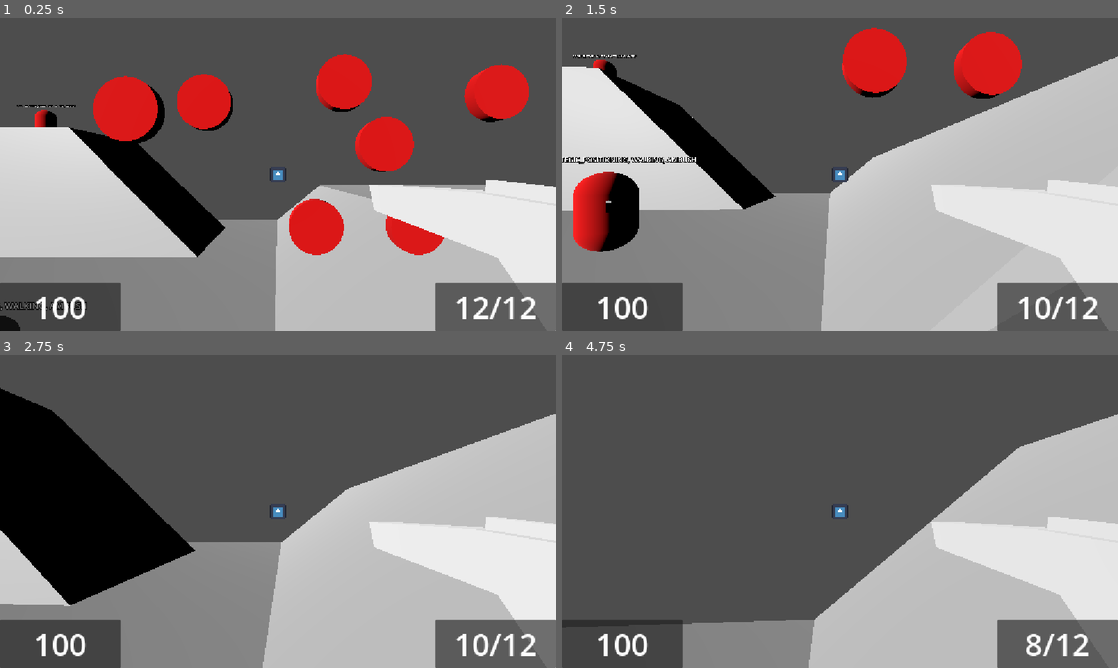
Above: before the commit, frames 1-4 (two rows, left to right).
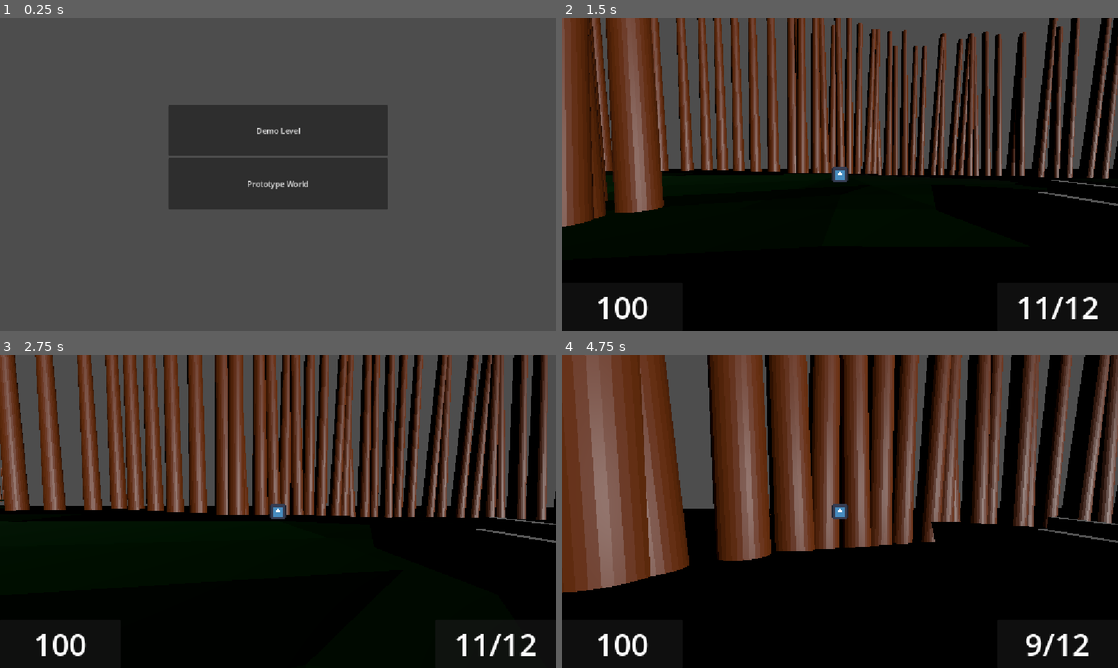
Above: after the commit, the same moments.

Repository: flowerFawn/unnamed-narrative-fps
Game: Godot game, scene res://ui/main menu/main menu.tscn
Two runs of this game, one before a commit and one after it. Both use one fixed random seed, a clock stepped at 60 frames per second and the inputs below. Before the commit the project starts from res://prototyping/prototype world.tscn. The engine's default icon, where the game draws it, is replaced by a stand-in: a white triangle on a blue panel in a dark square.
Inputs (mouse positions are in pixels of both pictures, inside the frame that each line leads up to):
- Up to frame 1 (0.25 s): no input
- Up to frame 2 (1.5 s): click (840, 130) at 0.5 s, where only the run after the commit has a clickable "Demo Level"; move the mouse to (867, 174) at 1.27 s; press the mouse at (867, 174) at 1.28 s; hold W (Move Forward) from 1.28 s (still down)
- Up to frame 3 (2.75 s): keep holding W (Move Forward); tap Space (Jump) at 1.52, 2.27 s; move the mouse to (250, 511) at 2.02 s; release the mouse at (250, 511) at 2.03 s; tap Shift (Sprint) at 2.1 s
- Up to frame 4 (4.75 s): keep holding W (Move Forward); move the mouse to (851, 505) at 2.77 s; press the mouse at (851, 505) at 2.78 s; move the mouse to (834, 517) at 3.52 s; release the mouse at (834, 517) at 3.53 s; tap Shift (Sprint) at 3.6 s; tap Space (Jump) at 3.77, 4.52 s; move the mouse to (878, 514) at 4.27 s; press the mouse at (878, 514) at 4.28 s

The runs differ from the first frame. In frame 1, 63% of the frame differs, in the area x 0-100%, y 11-100%; in frame 2, 87%; in frame 3, 82%; in frame 4, 94%, in the area x 0-100%, y 0-100%.

Commit message:
basic placeholder main menu
loads demo or placeholder world.

Diff:
--- a/player/player.gd
+++ b/player/player.gd
@@ -99,6 +99,7 @@
 		current_hp = MAX_HP
 
 
+##Placeholder death. sends player back to main menu
 func die():
 	print("owieeee")
-	get_tree().change_scene_to_file("uid://d3xoqgmdf07lv")
+	get_tree().change_scene_to_file("uid://bem0qmxigw1nq")
--- a/project.godot
+++ b/project.godot
@@ -11,7 +11,7 @@
 [application]
 
 config/name="Unnamed Narrative FPS"
-run/main_scene="uid://dskooj4qmp27f"
+run/main_scene="uid://bem0qmxigw1nq"
 config/features=PackedStringArray("4.7", "Forward Plus")
 config/icon="res://icon.svg"
 
--- /dev/null
+++ b/ui/main menu/main menu.tscn
@@ -0,0 +1,45 @@
+[gd_scene format=3 uid="uid://bem0qmxigw1nq"]
+
+[ext_resource type="Script" uid="uid://dkmvvuae5ps6n" path="res://ui/main menu/main_menu.gd" id="1_5p75u"]
+[ext_resource type="Script" uid="uid://dfjujojs04qkl" path="res://ui/main menu/scene_load_button.gd" id="1_fervp"]
+[ext_resource type="PackedScene" uid="uid://d3xoqgmdf07lv" path="res://demo level/demo_level.tscn" id="2_48xt1"]
+[ext_resource type="PackedScene" uid="uid://dskooj4qmp27f" path="res://prototyping/prototype world.tscn" id="3_5p75u"]
+
+[node name="Main Menu" type="Control" unique_id=803186132]
+layout_mode = 3
+anchors_preset = 15
+anchor_right = 1.0
+anchor_bottom = 1.0
+grow_horizontal = 2
+grow_vertical = 2
+script = ExtResource("1_5p75u")
+
+[node name="VBoxContainer" type="VBoxContainer" parent="." unique_id=1331412077]
+layout_mode = 1
+anchors_preset = 8
+anchor_left = 0.5
+anchor_top = 0.5
+anchor_right = 0.5
+anchor_bottom = 0.5
+offset_left = -227.5
+offset_top = -144.0
+offset_right = 227.5
+offset_bottom = 72.0
+grow_horizontal = 2
+grow_vertical = 2
+
+[node name="SceneLoadButton" type="Button" parent="VBoxContainer" unique_id=398565175]
+layout_mode = 2
+size_flags_vertical = 3
+text = "Demo Level"
+script = ExtResource("1_fervp")
+scene_to_load = ExtResource("2_48xt1")
+metadata/_custom_type_script = "uid://dfjujojs04qkl"
+
+[node name="SceneLoadButton2" type="Button" parent="VBoxContainer" unique_id=1515760860]
+layout_mode = 2
+size_flags_vertical = 3
+text = "Prototype World"
+script = ExtResource("1_fervp")
+scene_to_load = ExtResource("3_5p75u")
+metadata/_custom_type_script = "uid://dfjujojs04qkl"
--- /dev/null
+++ b/ui/main menu/main_menu.gd
@@ -0,0 +1,11 @@
+extends Control
+
+
+# Called when the node enters the scene tree for the first time.
+func _ready() -> void:
+	Input.mouse_mode = Input.MOUSE_MODE_VISIBLE
+
+
+# Called every frame. 'delta' is the elapsed time since the previous frame.
+func _process(delta: float) -> void:
+	pass
--- /dev/null
+++ b/ui/main menu/scene_load_button.gd
@@ -0,0 +1,11 @@
+extends Button
+class_name SceneLoadButton
+
+@export var scene_to_load:PackedScene
+
+func _ready() -> void:
+	pressed.connect(load_scene)
+
+
+func load_scene() -> void:
+	get_tree().change_scene_to_packed(scene_to_load)
Not shown, added: ui/main menu/main_menu.gd.uid
Not shown, added: ui/main menu/scene_load_button.gd.uid
